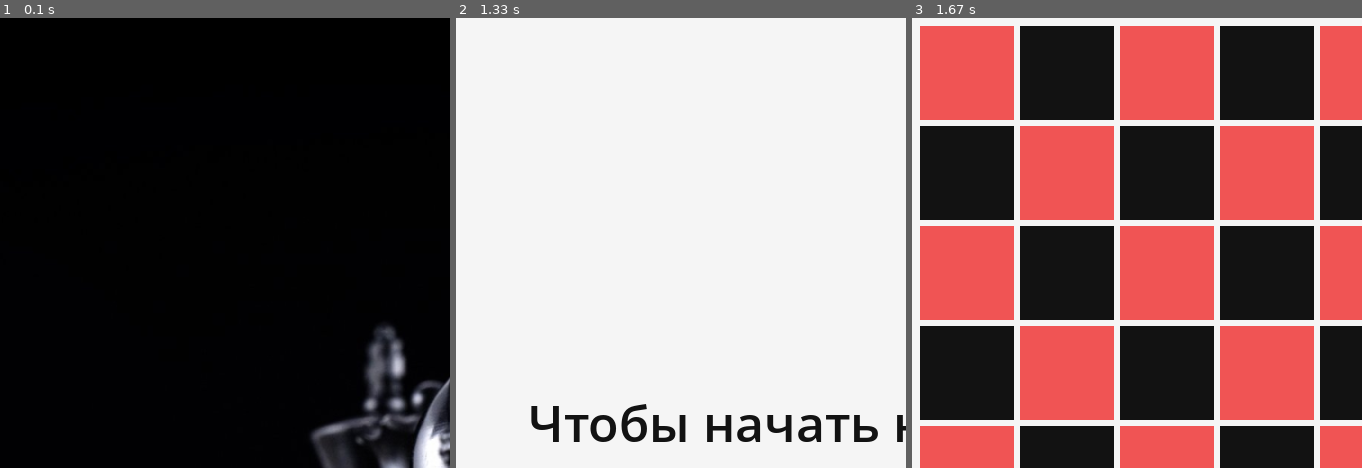
Above: before the commit, frames 1-3 (left to right).
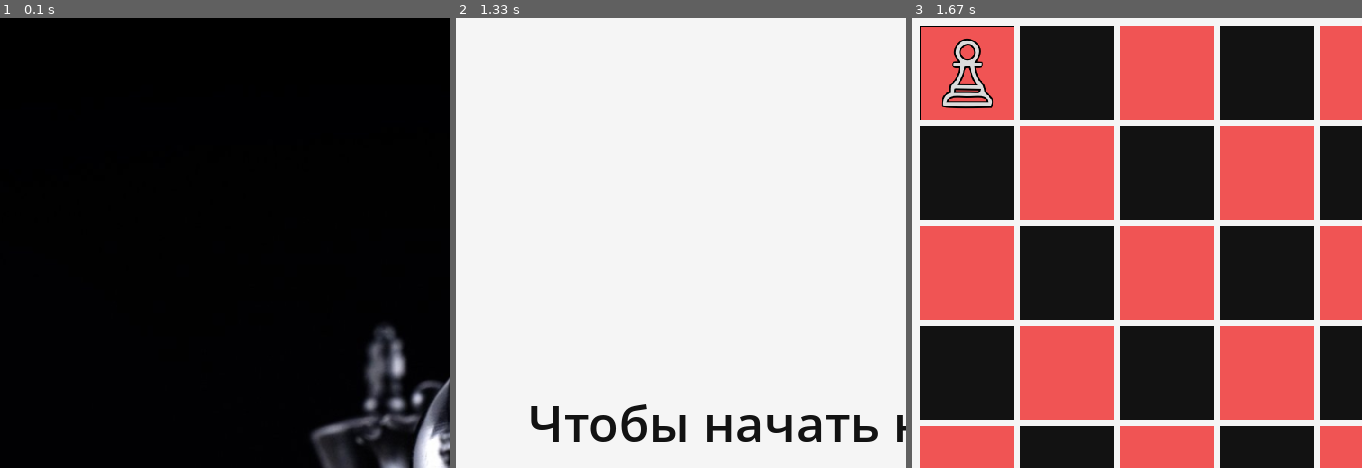
Above: after the commit, the same moments.

Repository: MustelaErmine/TheChess-Pygame
Game: pygame game, started from main.py
The game is run twice, just before and just after one commit, with the same random seed, the same clock (stepped at 60 frames per second) and the same inputs.
Inputs:
- Up to frame 1 (0.1 s): no input
- Up to frame 2 (1.33 s): no input
- Up to frame 3 (1.67 s): tap Enter at 1.33 s
The pictures show only the part of the screen within x 5-55%, y 1-51%; the shares and areas given below are measured in that part.

Frames 1-2 are identical in both runs. In frame 3, 1.0% of the frame differs, in the area x 1-23%, y 1-23%.

Commit message:
added small piece showing feature

Diff:
--- a/constants/pygame_const.py
+++ b/constants/pygame_const.py
@@ -8,9 +8,12 @@
 
 black, white, blue, red = '#121212', '#F5F5F5', '#30475E', '#F05454'
 
+fps = 30
+
 cell_size = 100
-
-fps = 30
+margin_top = 10
+margin_left = (width - 8 * cell_size) // 2
+padding = 3
 
 
 def load_image(name, colorkey=None):
--- a/main.py
+++ b/main.py
@@ -4,6 +4,7 @@
 
 sys.path.insert(0, 'screenwork/')
 sys.path.insert(0, 'constants/')
+sys.path.insert(0, 'board/')
 
 from splash import *
 from game import *
--- a/screenwork/game.py
+++ b/screenwork/game.py
@@ -1,13 +1,14 @@
 import sys
 import pygame
 
-sys.path.insert(0, 'board/')
-
 from chess import *
 from pygame_const import *
+from piece import *
 
 
 font = None
+all_sprite = None
+pieces_group = None
 
 
 def terminate():
@@ -68,16 +69,24 @@
 def update(screen):
 	pygame.draw.rect(screen, white, (0, 0, width, height))
 	draw_cells(screen)
+	all_sprite.draw(screen)
+	pygame.display.flip()
 
 
 def game(screen, clock):
+    global all_sprite, pieces_group
+
+    pieces_group = pygame.sprite.Group()
+    all_sprite = pygame.sprite.Group()
+
+    p = Piece(Pawn(WHITE), pieces_group, all_sprite, 0, 0)
+
     update(screen)
-    pygame.display.flip()
-
-    for _ in range(fps * 30):
+    running = True
+    while running:
         for event in pygame.event.get():
             if event.type == pygame.QUIT:
                 terminate()
         clock.tick(fps)
 
-    pass
+    main_menu()
--- /dev/null
+++ b/screenwork/piece.py
@@ -0,0 +1,22 @@
+import pygame
+
+from pygame_const import *
+from chess import *
+
+
+class Piece(pygame.sprite.Sprite):
+	def __init__(self, piece, pieces_group, all_sprites, pos_x, pos_y):
+		super().__init__(pieces_group, all_sprites)
+		self.piece = piece
+		color = 'w' if piece.color == WHITE else 'b'
+		self.image = pygame.transform.scale(load_image(color + piece.char().lower() + '.png'),
+											(cell_size - padding * 2, cell_size - padding * 2))
+		self.x, self.y = pos_x, pos_y
+		self.rect = self.image.get_rect().move(margin_left + pos_x * cell_size + padding,
+											   margin_top + pos_y * cell_size + padding)
+
+	def update(self, *args):
+		pos_x, pos_y = args
+		self.x, self.y = pos_x, pos_y
+		self.rect.x = margin_left + pos_x * cell_size + padding
+		self.rect.y = margin_top + pos_y * cell_size + padding
